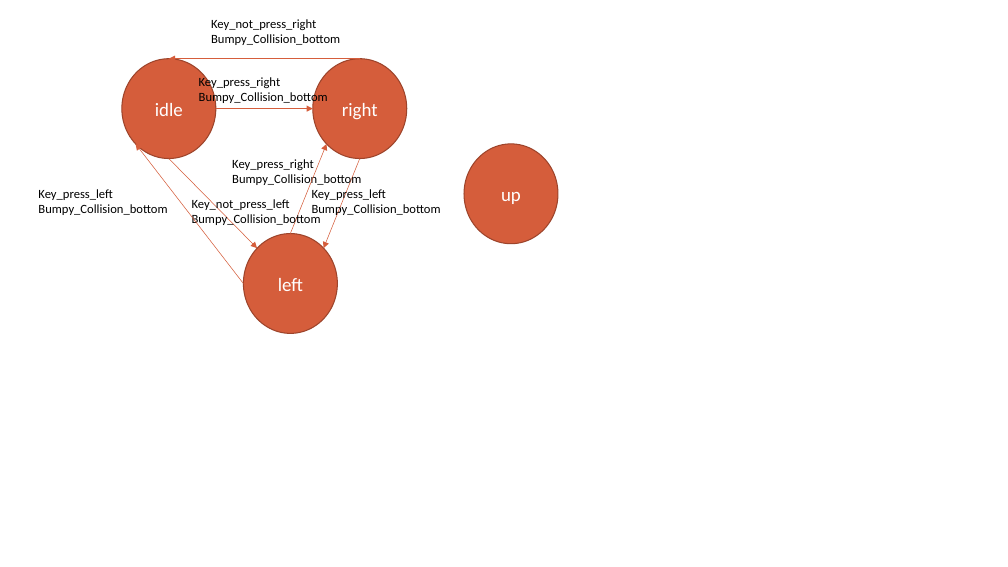
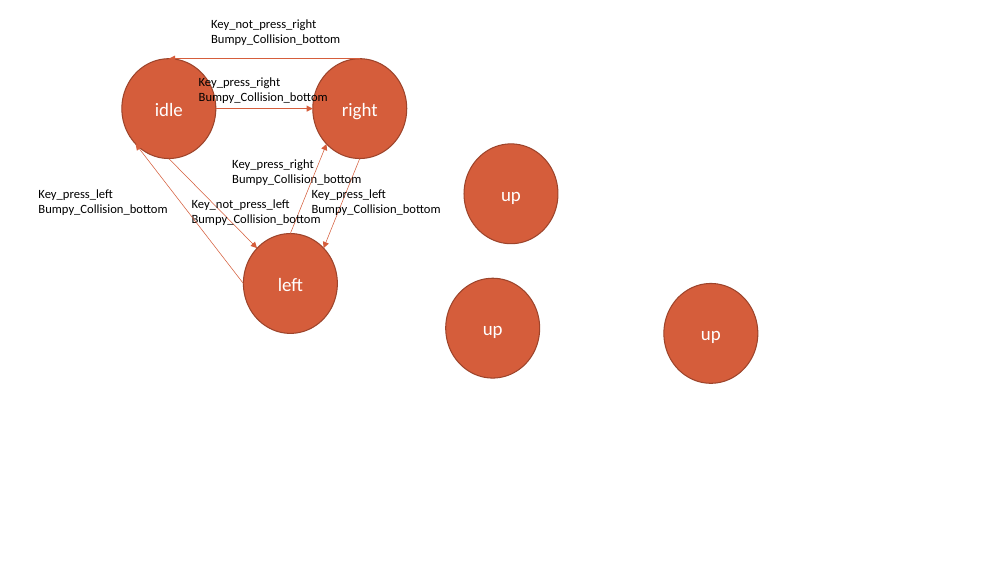
Before and after one commit to OmerHemo/Lab1_project, a slide deck: slide 5 of lab_project.pptx. Drawn at 1008x567 pixels with LibreOffice and Linux fonts; fonts in the diff are those of the drawing. Boxes give left, top, right and bottom in pixels: in the first picture for what was removed or moved away, otherwise in the second. Text is boxed around its words. In the diff, an @@ line names an element or a change of style, - is before the commit and + after.

```diff
--- a/lab_project.pptx
+++ b/lab_project.pptx
@@ ellipse added at (x1=446, y1=278, x2=540, y2=378), fill #D55D3B, outline #9E452C 1 pt, 18 pt, text #FFFFFF @@
+up
@@ ellipse added at (x1=664, y1=284, x2=758, y2=383), fill #D55D3B, outline #9E452C 1 pt, 18 pt, text #FFFFFF @@
+up
```
Also in this commit, not shown: 1 slide added, 2 other files.
